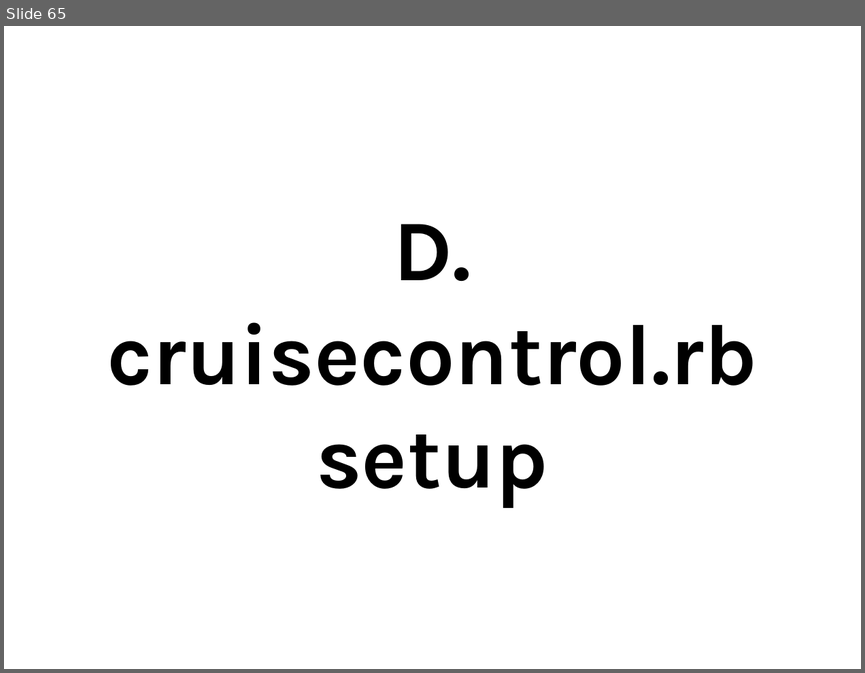
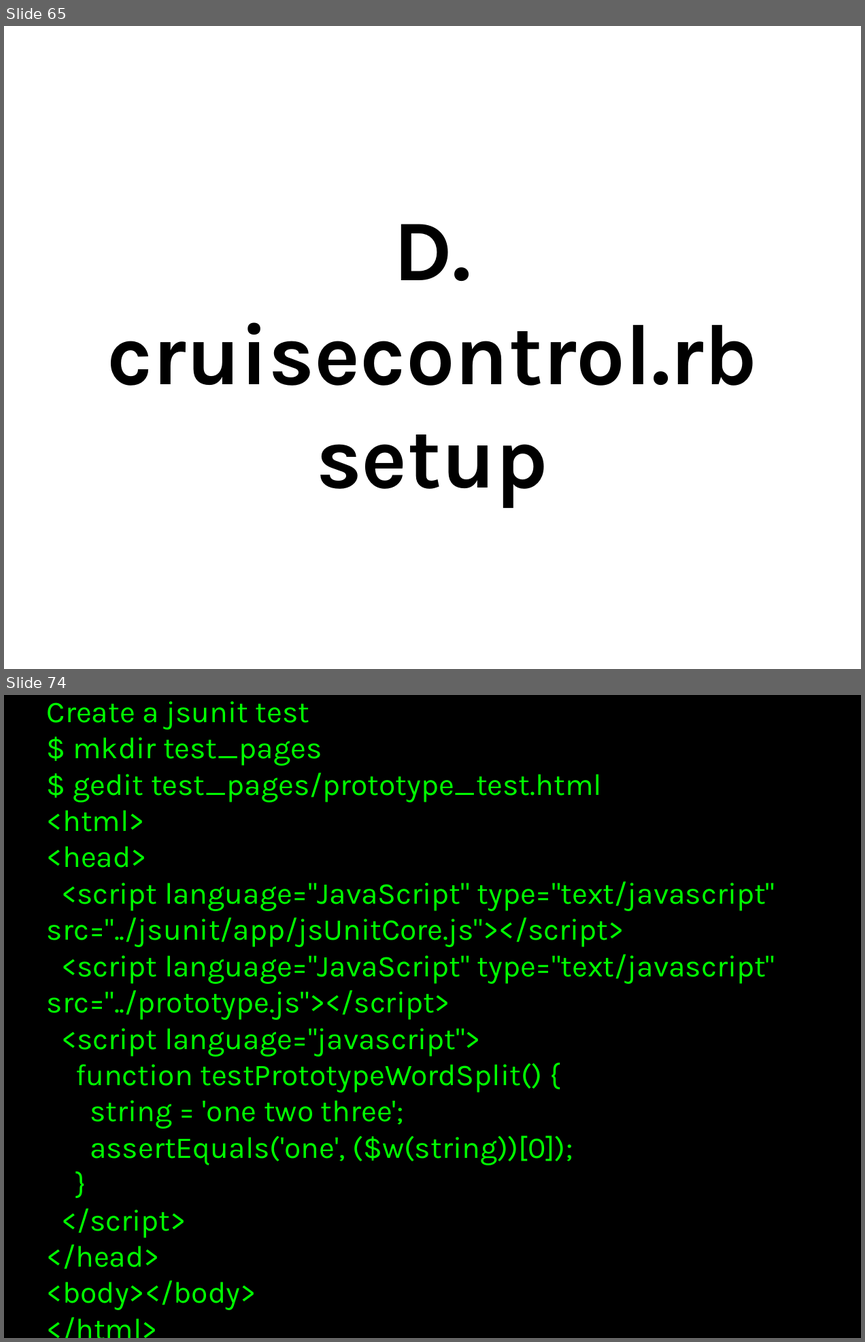
Before and after one commit to thewoolleyman/ci_for_the_rails_guy_or_gal, a slide deck: presentation/ci_for_the_web_2.0_guy_or_gal.odp. Shown one above the other, each under a label of ours: slide 65 before the commit, slides 65 and 74 after it; the slides between them are not shown. The pictures are 865x673 and 865x1342 pixels, drawn with LibreOffice and Linux fonts; fonts in the diff are those of the drawing. Boxes give left, top, right and bottom in pixels: in the first picture for what was removed or moved away, otherwise in the second. Text is boxed around its words. In the diff, an @@ line names an element or a change of style, - is before the commit and + after.

Commit message:
adding code

```diff
--- a/presentation/ci_for_the_web_2.0_guy_or_gal.odp
+++ b/presentation/ci_for_the_web_2.0_guy_or_gal.odp
@@ slide 74 added at (4, 695, 861, 1338), background #000000 @@
@@ title added at (47, 737, 775, 1310), 28 pt, text #00FF00 @@
+Create a jsunit test
+$ mkdir test_pages
+$ gedit test_pages/prototype_test.html
+<html>
+<head>
+<script language="JavaScript" type="text/javascript" src="../jsunit/app/jsUnitCore.js"></script>
+<script language="JavaScript" type="text/javascript" src="../prototype.js"></script>
+<script language="javascript">
+function testPrototypeWordSplit() {
+string = 'one two three';
+assertEquals('one', ($w(string))[0]);
+}
+</script>
+</head>
+<body></body>
+</html>
```
Also in this commit, not shown: 21 other slides added, 1 slide removed.
